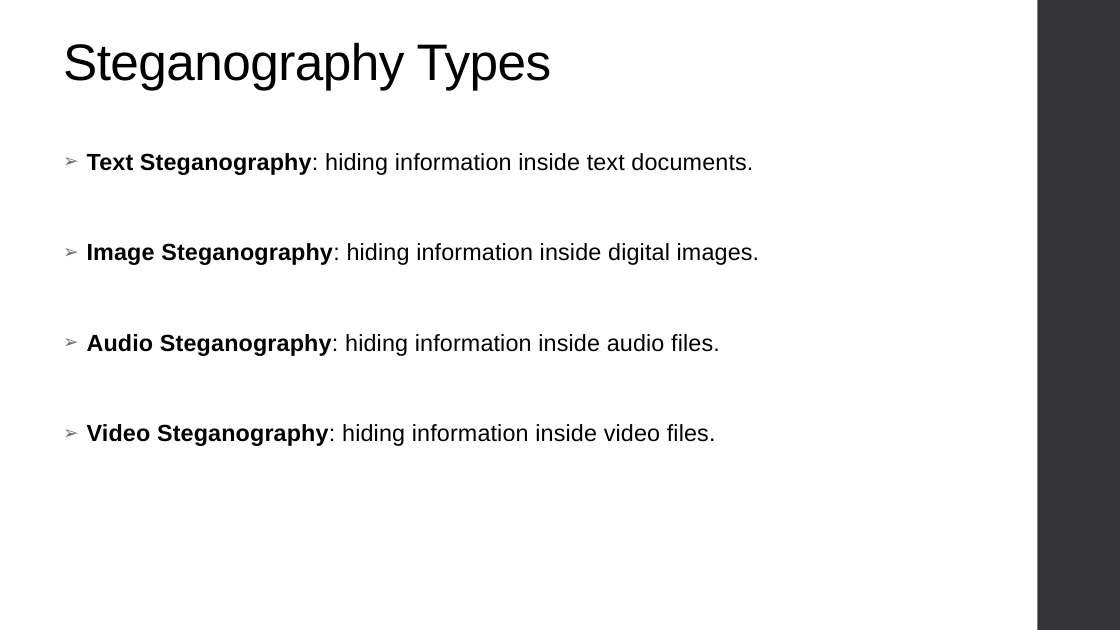
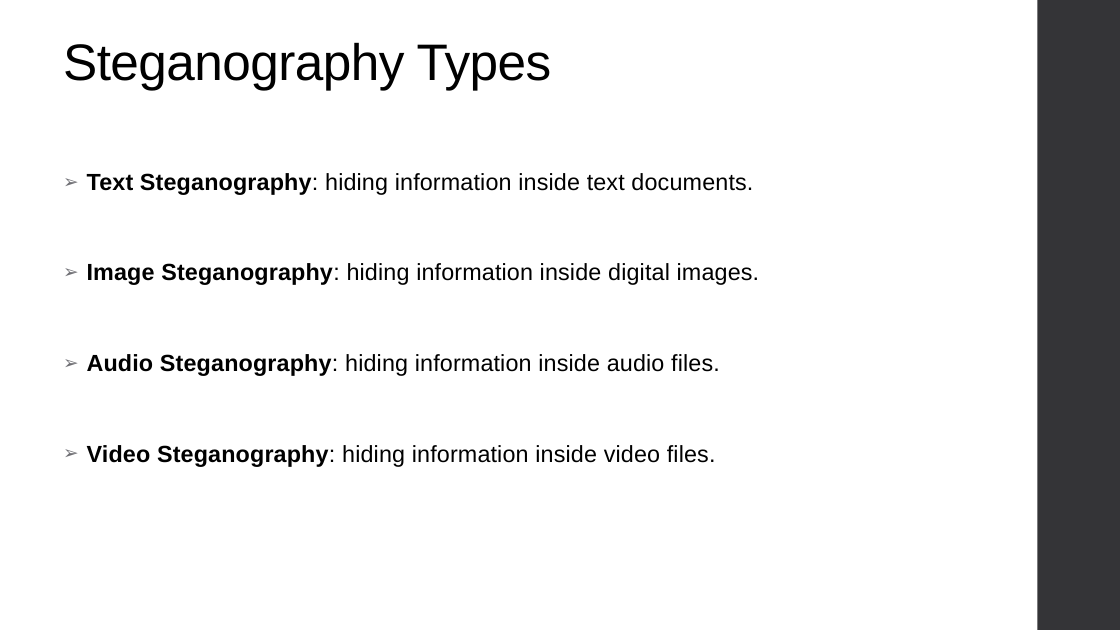
Before and after one commit to shima3021/CEP146-Project1, a slide deck: slide 3 of steganographySlides.pptx. Drawn at 1120x630 pixels with LibreOffice and Linux fonts; fonts in the diff are those of the drawing. Boxes give left, top, right and bottom in pixels: in the first picture for what was removed or moved away, otherwise in the second. Text is boxed around its words. In the diff, an @@ line names an element or a change of style, - is before the commit and + after.

```diff
--- a/steganographySlides.pptx
+++ b/steganographySlides.pptx
@@ text "Text Steganography: hiding information inside ...": place and size @@
-text "Text Steganography: hiding information inside ..." at [87,153,760,446]
+text "Text Steganography: hiding information inside ..." at [87,173,760,467]
```
Also in this commit, not shown: 1 other slide changed.
